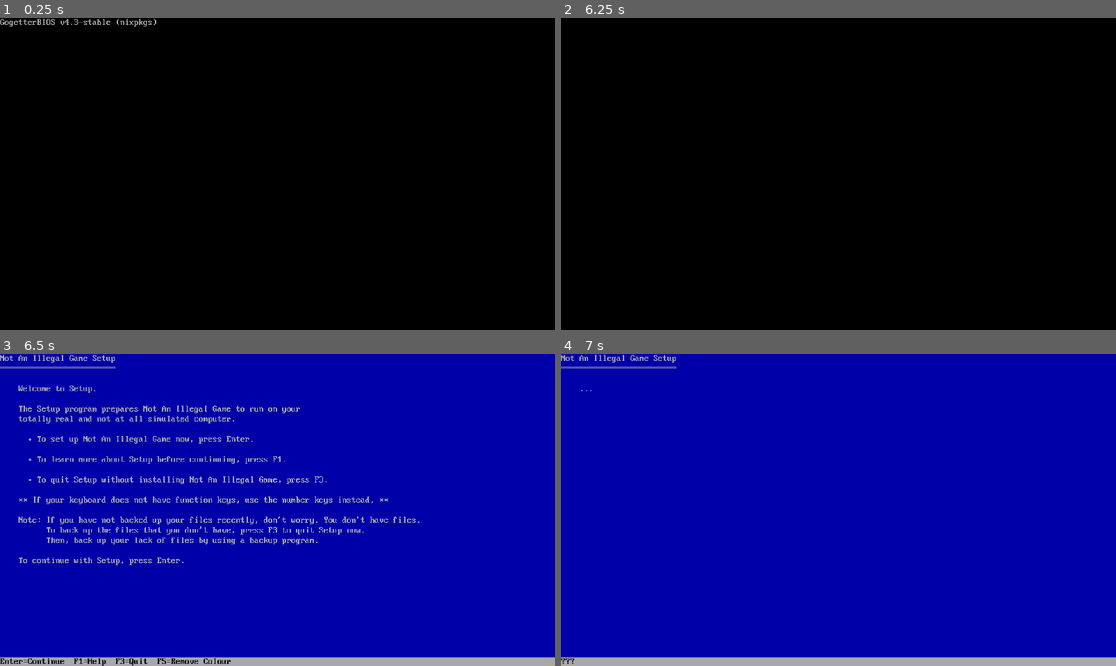
Above: before the commit, frames 1-4 (two rows, left to right).
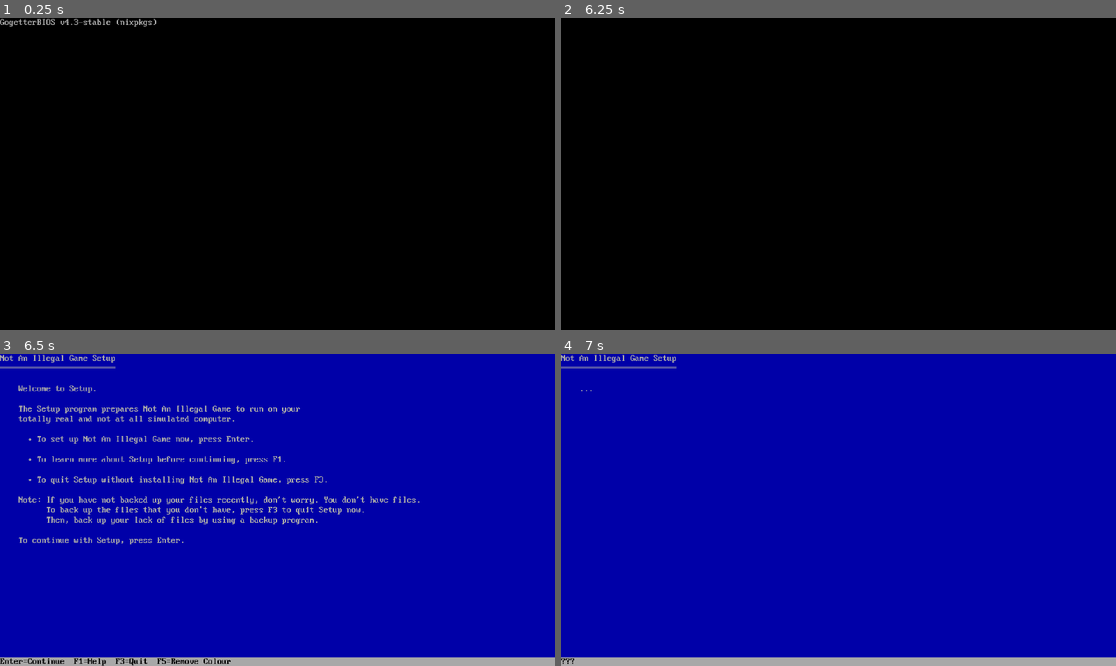
Above: after the commit, the same moments.

Repository: AeriaVelocity/not-an-illegal-game
Game: Godot game, scene res://Scenes/intro.tscn
The game is run twice, just before and just after one commit, with the same random seed, the same clock (stepped at 60 frames per second) and the same inputs.
Inputs:
- Up to frame 1 (0.25 s): no input
- Up to frame 2 (6.25 s): tap Enter (ui_accept) at 0.5, 0.77, 1.25, 1.52, 2, 2.75, 3.02, 3.5, 3.77, 4.52, 5, 6.02 s
- Up to frame 3 (6.5 s): no input
- Up to frame 4 (7 s): tap Enter (ui_accept) at 6.77 s

Frames 1-2 are identical in both runs. In frame 3, 2.3% of the frame differs, in the area x 3-76%, y 45-68%; in frame 4, nothing differs.

Commit message:
Removed the simulation of the function keys with the number keys
Now that we're forcing the player to play on a real computer OS, we don't have to try to cater to a lack of function keys, because pretty much all keyboards have those. (If you don't have one, you couldn't even install the actual Windows 9x.)

Diff:
--- a/Scenes/preinstallation.tscn
+++ b/Scenes/preinstallation.tscn
@@ -202,8 +202,6 @@
 
       • To quit Setup without installing Not An Illegal Game, press F3.
 
-    ** If your keyboard does not have function keys, use the number keys instead. **
-
     Note: If you have not backed up your files recently, don't worry. You don't have files.
           To back up the files that you don't have, press F3 to quit Setup now.
           Then, back up your lack of files by using a backup program.
--- a/Scripts/preinstallation_interaction.gd
+++ b/Scripts/preinstallation_interaction.gd
@@ -32,7 +32,7 @@
 
         previous_screen = current_screen
 
-        if key == "3" || key == "F3":
+        if key == "F3":
             $ExitPrompt.show()
 
         match current_screen:
@@ -42,9 +42,9 @@
             1:
                 if key == "Enter":
                     current_screen = 2
-                if key == "1" || key == "F1":
+                if key == "F1":
                     current_screen = 0
-                if key == "5" || key == "F5":
+                if key == "F5":
                     colour_removed = true
             _:
                 pass
